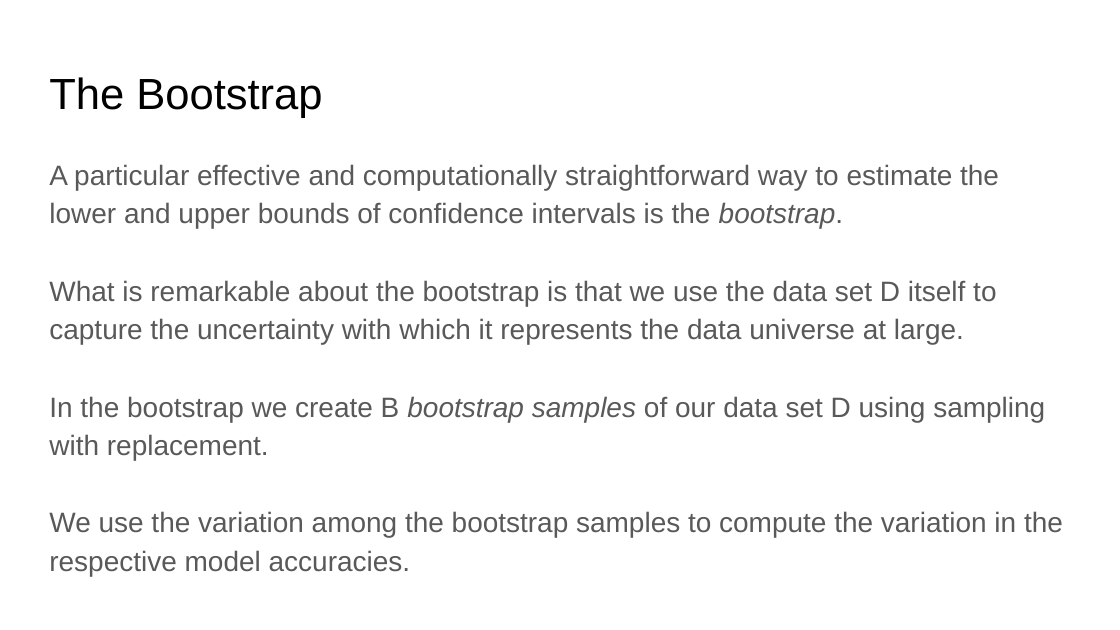
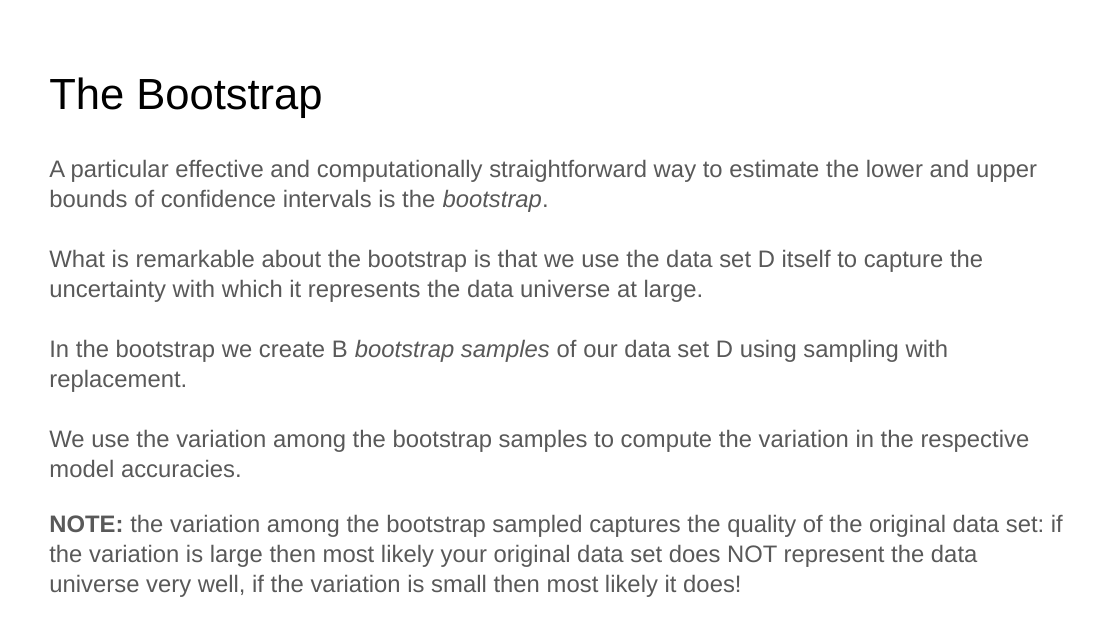
Before and after one commit to lutzhamel/CSC310, a slide deck: slide 6 of 12-models-3.pptx. Drawn at 1120x630 pixels with LibreOffice and Linux fonts; fonts in the diff are those of the drawing. Boxes give left, top, right and bottom in pixels: in the first picture for what was removed or moved away, otherwise in the second. Text is boxed around its words. In the diff, an @@ line names an element or a change of style, - is before the commit and + after.

```diff
--- a/12-models-3.pptx
+++ b/12-models-3.pptx
@@ text at bbox=[49, 159, 1037, 477]: size 18 to 15.3 pt in "A particular effective and computationally straightforward w ..."; line spacing 1.15 to 1.05 @@
@@ text at bbox=[49, 514, 1063, 597]: paragraph added @@
+NOTE: the variation among the bootstrap sampled captures the quality of the original data set: if the variation is large then most likely your original data set does NOT represent the data universe very well, if the variation is small then most likely it does!
```
Also in this commit, not shown: 2 other slides changed, 1 other file.
